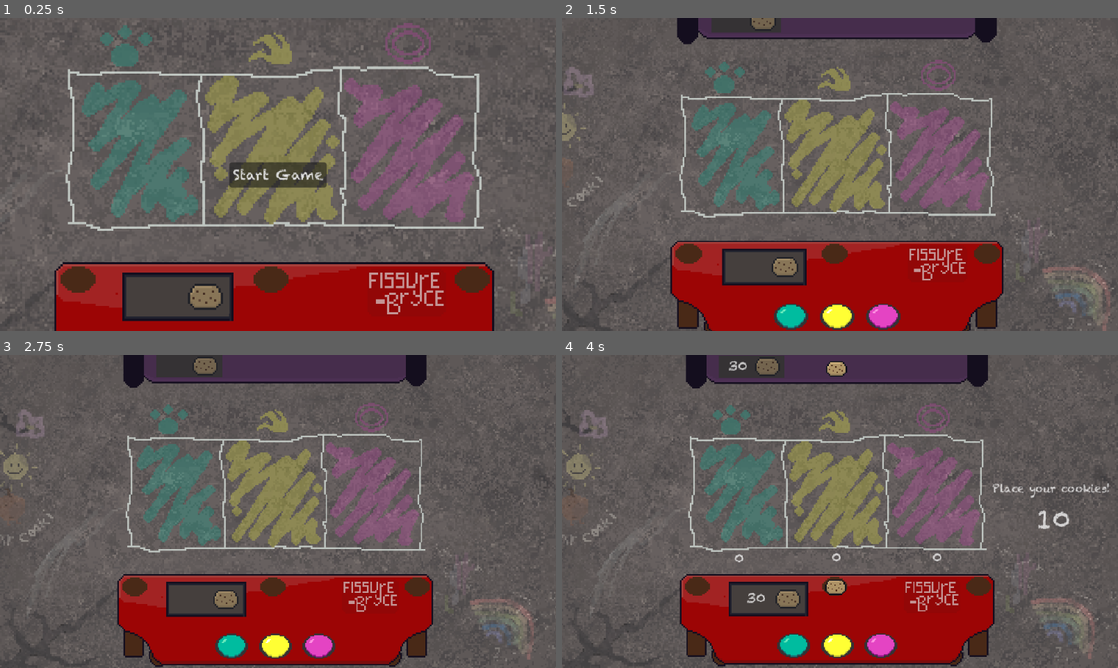
Above: before the commit, frames 1-4 (two rows, left to right).
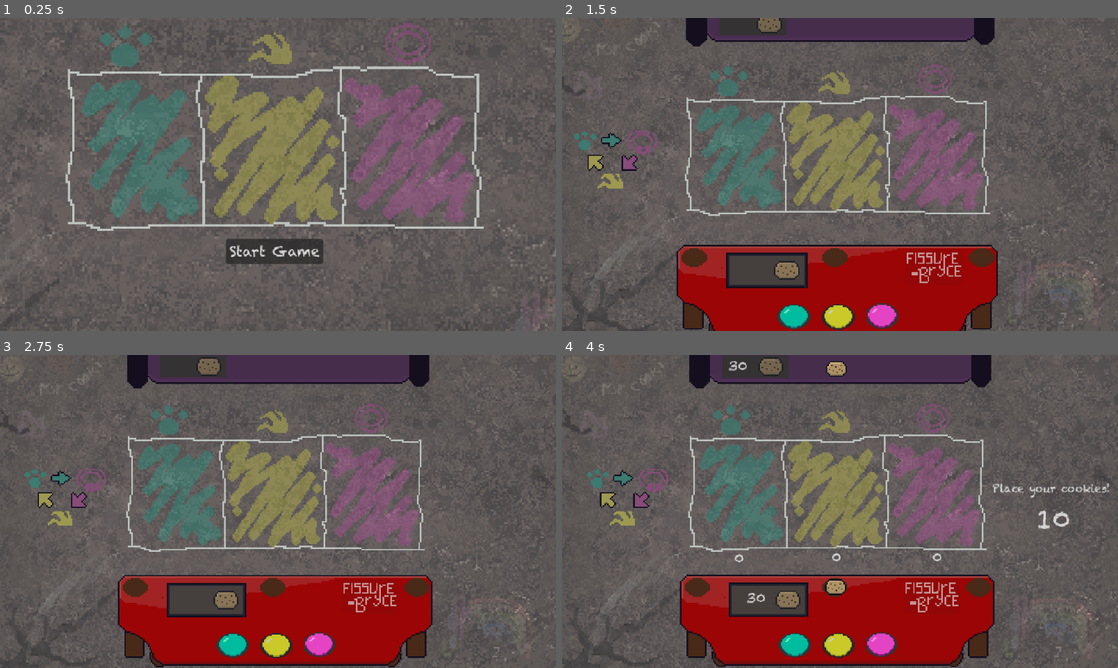
Above: after the commit, the same moments.

Repository: Sooshimi/golden-biscuit
Game: Godot game, scene res://scenes/battle_screen.tscn
The game is run twice, just before and just after one commit, with the same random seed, the same clock (stepped at 60 frames per second) and the same inputs.
Inputs (mouse positions are in pixels of both pictures, inside the frame that each line leads up to):
- Up to frame 1 (0.25 s): no input
- Up to frame 2 (1.5 s): click "Start Game" at 0.5 s; move the mouse to (962, 158) at 1.27 s; click (962, 158) at 1.35 s
- Up to frame 3 (2.75 s): move the mouse to (166, 527) at 2.02 s; click (166, 527) at 2.1 s
- Up to frame 4 (4 s): move the mouse to (895, 442) at 2.77 s; click (895, 442) at 2.85 s; move the mouse to (812, 574) at 3.52 s; click (812, 574) at 3.6 s

The runs differ from the first frame. In frame 1, 19% of the frame differs, in the area x 9-89%, y 46-100%; in frame 2, 15%; in frame 3, 5.4%; in frame 4, 3.7%.

Commit message:
added panel animations

Diff:
--- a/scenes/battle_screen.tscn
+++ b/scenes/battle_screen.tscn
@@ -9,8 +9,9 @@
 [ext_resource type="AudioStream" uid="uid://bct00visjud2s" path="res://audio/SFX/objects/ticking_increment.mp3" id="7_vehr2"]
 [ext_resource type="AudioStream" uid="uid://d1scn5gk2irh6" path="res://audio/SFX/objects/button_press_1.mp3" id="8_ikkpg"]
 [ext_resource type="AudioStream" uid="uid://d4g4d1o8qvydb" path="res://audio/SFX/objects/button_press_3.mp3" id="9_lskjy"]
-[ext_resource type="Texture2D" uid="uid://3h3ohgg8qrbq" path="res://assets/Gravel_Background_V2.png" id="10_ikkpg"]
+[ext_resource type="Texture2D" uid="uid://bipt1x5h2mpfv" path="res://assets/Background_FINAL1.png" id="10_bgqsx"]
 [ext_resource type="Texture2D" uid="uid://cg38s2l0yinn5" path="res://assets/Chalk_area_PCR_Scribbles1.png" id="11_lskjy"]
+[ext_resource type="Texture2D" uid="uid://cd48jfxxjpfp2" path="res://assets/tutorial_trinity1.png" id="11_p0qi6"]
 [ext_resource type="Texture2D" uid="uid://uwi4qti11bga" path="res://assets/panel_1.png" id="11_qm3lx"]
 [ext_resource type="Texture2D" uid="uid://oktq0wjvjpw4" path="res://assets/Rock_button_green.png" id="13_81rp5"]
 [ext_resource type="Texture2D" uid="uid://bru4o185imugk" path="res://assets/Enemy_Panel_Purple1.png" id="13_bgqsx"]
@@ -64,10 +65,10 @@
 anchor_top = 0.5
 anchor_right = 0.5
 anchor_bottom = 0.5
-offset_left = -4.0
-offset_top = -4.0
-offset_right = 4.0
-offset_bottom = 4.0
+offset_left = -60.0
+offset_top = 74.0
+offset_right = 52.0
+offset_bottom = 103.0
 grow_horizontal = 2
 grow_vertical = 2
 text = "Start Game"
@@ -87,9 +88,16 @@
 offset_top = -3.0
 offset_right = 644.0
 offset_bottom = 395.0
-texture = ExtResource("10_ikkpg")
+texture = ExtResource("10_bgqsx")
 expand_mode = 1
 stretch_mode = 4
+
+[node name="Trinity" type="Sprite2D" parent="."]
+position = Vector2(-64, 162)
+scale = Vector2(1.67, 1.67)
+texture = ExtResource("11_p0qi6")
+region_enabled = true
+region_rect = Rect2(0, 56, 72, 48)
 
 [node name="BetArea" type="Node2D" parent="."]
 
@@ -311,36 +319,62 @@
 texture = ExtResource("11_lskjy")
 stretch_mode = 4
 
+[node name="EnemyPanel" type="Sprite2D" parent="."]
+position = Vector2(316, 116)
+scale = Vector2(1.8, 1.8)
+texture = ExtResource("13_bgqsx")
+
 [node name="PlayerPanel" type="Sprite2D" parent="."]
-position = Vector2(316, 305)
+position = Vector2(316, 416)
 scale = Vector2(1.8, 1.8)
 texture = ExtResource("11_qm3lx")
 
-[node name="EnemyPanel" type="Sprite2D" parent="."]
-position = Vector2(312, 162)
-scale = Vector2(1.8, 1.8)
-texture = ExtResource("13_bgqsx")
-
-[node name="ClawButton" type="Sprite2D" parent="."]
-position = Vector2(316.965, 335.25)
-scale = Vector2(1.5, 1.5)
+[node name="PawButtonDefault" type="Sprite2D" parent="PlayerPanel"]
+position = Vector2(-26.667, 16)
+scale = Vector2(0.833333, 0.833333)
+texture = ExtResource("13_81rp5")
+region_enabled = true
+region_rect = Rect2(103, 36, 25, 19)
+
+[node name="PawButtonPressed" type="Sprite2D" parent="PlayerPanel"]
+visible = false
+position = Vector2(-26.806, 16)
+scale = Vector2(0.833333, 0.833333)
+texture = ExtResource("13_81rp5")
+region_enabled = true
+region_rect = Rect2(423, 36, 25, 19)
+
+[node name="ClawButtonDefault" type="Sprite2D" parent="PlayerPanel"]
+modulate = Color(0.789879, 0.789879, 0.789879, 1)
+position = Vector2(1.11111, 16.1111)
+scale = Vector2(0.833333, 0.833333)
 texture = ExtResource("14_20e4q")
 region_enabled = true
 region_rect = Rect2(147, 36, 25, 19)
 
-[node name="RoarButton" type="Sprite2D" parent="."]
-position = Vector2(366.97, 335.25)
-scale = Vector2(1.5, 1.5)
+[node name="ClawButtonPressed" type="Sprite2D" parent="PlayerPanel"]
+visible = false
+modulate = Color(0.789879, 0.789879, 0.789879, 1)
+position = Vector2(1.09165, 16)
+scale = Vector2(0.833333, 0.833333)
+texture = ExtResource("14_20e4q")
+region_enabled = true
+region_rect = Rect2(467, 36, 25, 19)
+
+[node name="RoarButtonDefault" type="Sprite2D" parent="PlayerPanel"]
+position = Vector2(28.8722, 16)
+scale = Vector2(0.833333, 0.833333)
 texture = ExtResource("15_20e4q")
 region_enabled = true
-region_rect = Rect2(191, 36, 25, 19)
-
-[node name="PawButton" type="Sprite2D" parent="."]
-position = Vector2(266.75, 335.25)
-scale = Vector2(1.5, 1.5)
-texture = ExtResource("13_81rp5")
-region_enabled = true
-region_rect = Rect2(103, 36, 25, 19)
+region_rect = Rect2(192, 36, 24, 20)
+
+[node name="RoarButtonPressed" type="Sprite2D" parent="PlayerPanel"]
+visible = false
+position = Vector2(28.8722, 16)
+scale = Vector2(0.833333, 0.833333)
+texture = ExtResource("15_20e4q")
+region_enabled = true
+region_rect = Rect2(511, 36, 25, 19)
 
 [node name="GameOver" type="CanvasLayer" parent="."]
 visible = false
--- a/scripts/battle_screen/battle_screen.gd
+++ b/scripts/battle_screen/battle_screen.gd
@@ -35,6 +35,9 @@
 const choices := ["paw", "claw", "roar"]
 var player_thrown_cookies_counter := 0
 var minimum_bet := 5
+var enemy_panel_default_position_y := 162.0
+var player_panel_default_position_y := 306.0
+var trinity_default_position_x := 77.0
 
 var paw_cookie_pot := []
 var claw_cookie_pot := []
@@ -54,7 +57,7 @@
 	bet_area.hide()
 	$MainMenuMusic.play()
 
-func _process(delta) -> void:
+func _process(delta: float) -> void:
 	if bet_phase_timer.time_left > 0:
 		timer_label.text = str(int(bet_phase_timer.time_left + 1))
 	else:
@@ -62,6 +65,7 @@
 
 	if start_game_button_pressed:
 		camera_zoom(delta)
+		panels_slide_in(delta)
 		if $MainMenuMusic.volume_db > main_loop_bus_volume:
 			$MainMenuMusic.volume_db -= 0.05
 		if $BackgroundMusic.volume_db < background_bus_volume:
@@ -76,7 +80,7 @@
 	$BackgroundMusic.play()
 	$EnterRingSFX.play()
 
-func _on_menu_transition_timer_timeout():
+func _on_menu_transition_timer_timeout() -> void:
 	Global.game_start = true
 	spawn_player_cookie()
 	spawn_enemy_cookie()
@@ -85,9 +89,14 @@
 	$BetTickingIncrement.play()
 	$UI.show()
 
-func camera_zoom(delta) -> void:
-	camera.zoom.x = lerp(camera.zoom.x, 1.0, delta * 2)
-	camera.zoom.y = lerp(camera.zoom.y, 1.0, delta * 2)
+func camera_zoom(delta: float) -> void:
+	camera.zoom.x = lerp(camera.zoom.x, 1.0, delta * 3)
+	camera.zoom.y = lerp(camera.zoom.y, 1.0, delta * 3)
+
+func panels_slide_in(delta: float) -> void:
+	$PlayerPanel.global_position.y = lerp($PlayerPanel.global_position.y, player_panel_default_position_y, delta * 3)
+	$EnemyPanel.global_position.y = lerp($EnemyPanel.global_position.y, enemy_panel_default_position_y, delta * 3)
+	$Trinity.global_position.x = lerp($Trinity.global_position.x, trinity_default_position_x, delta * 3)
 
 func spawn_player_cookie() -> void:
 	var cookie = cookie_scene.instantiate()
@@ -228,6 +237,8 @@
 func _on_paw_button_pressed() -> void:
 	if PhaseManager.current_state == 1:
 		player_choice = "paw"
+		$PlayerPanel/PawButtonDefault.hide()
+		$PlayerPanel/PawButtonPressed.show()
 		$PawButtonClick.play()
 		$UI/PickInstructions.hide()
 		battle()
@@ -235,6 +246,8 @@
 func _on_claw_button_pressed() -> void:
 	if PhaseManager.current_state == 1:
 		player_choice = "claw"
+		$PlayerPanel/ClawButtonDefault.hide()
+		$PlayerPanel/ClawButtonPressed.show()
 		$ClawButtonClick.play()
 		$UI/PickInstructions.hide()
 		battle()
@@ -242,6 +255,8 @@
 func _on_roar_button_pressed() -> void:
 	if PhaseManager.current_state == 1:
 		player_choice = "roar"
+		$PlayerPanel/RoarButtonDefault.hide()
+		$PlayerPanel/RoarButtonPressed.show()
 		$RoarButtonClick.play()
 		$UI/PickInstructions.hide()
 		battle()
@@ -337,6 +352,12 @@
 	player_result_label.text = ""
 	enemy_result_label.text = ""
 	bet_phase_label.text = "Place your cookies!"
+	$PlayerPanel/PawButtonDefault.show()
+	$PlayerPanel/PawButtonPressed.hide()
+	$PlayerPanel/ClawButtonDefault.show()
+	$PlayerPanel/ClawButtonPressed.hide()
+	$PlayerPanel/RoarButtonDefault.show()
+	$PlayerPanel/RoarButtonPressed.hide()
 	bet_phase_timer.start()
 	$BetTickingIncrement.play()
 	spawn_enemy_cookie()
Binary file added: assets/Background_FINAL1.png
Not shown, changed: assets/Background_FINAL1.png.import
Binary file removed: assets/Gravel_Background_V2.png
Binary file added: assets/tutorial_trinity1.png
Not shown, added: assets/tutorial_trinity1.png.import
Not shown: 1 places in scenes/battle_screen.tscn that only renumber resources
